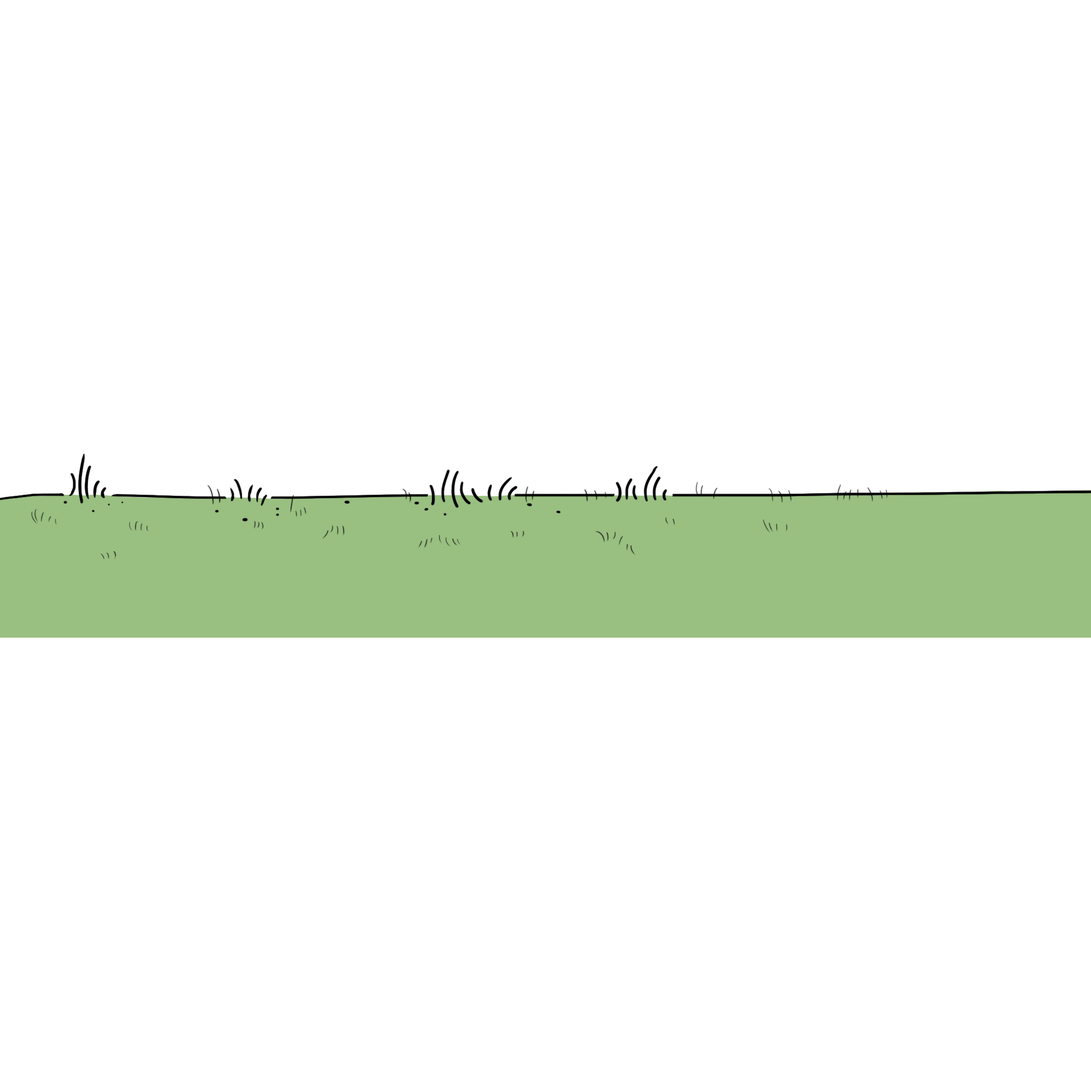
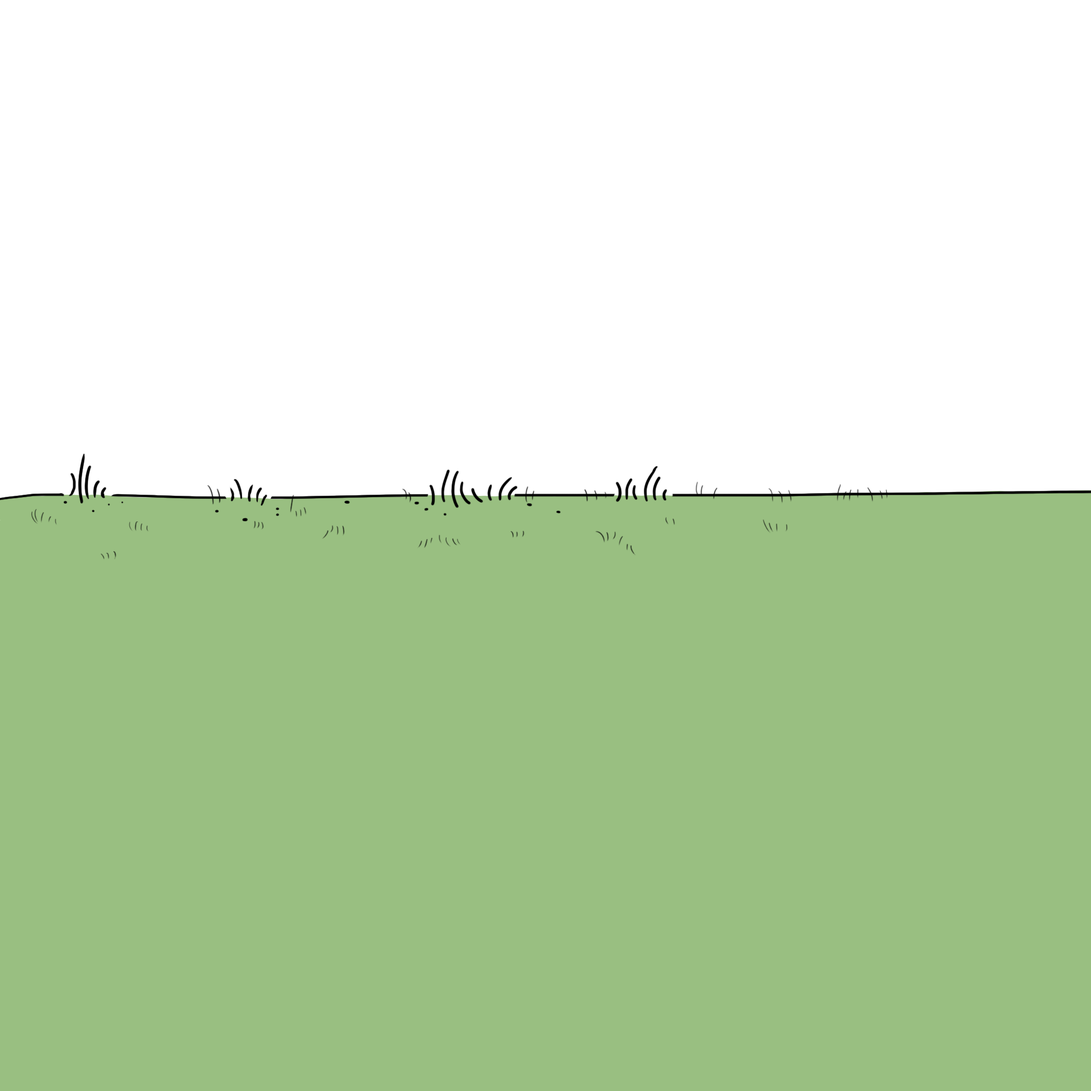
Layered file, before and after one edit (1091x1091). Changes by layer:
painted on "Layer 1" over box(0, 637, 1091, 1091)
